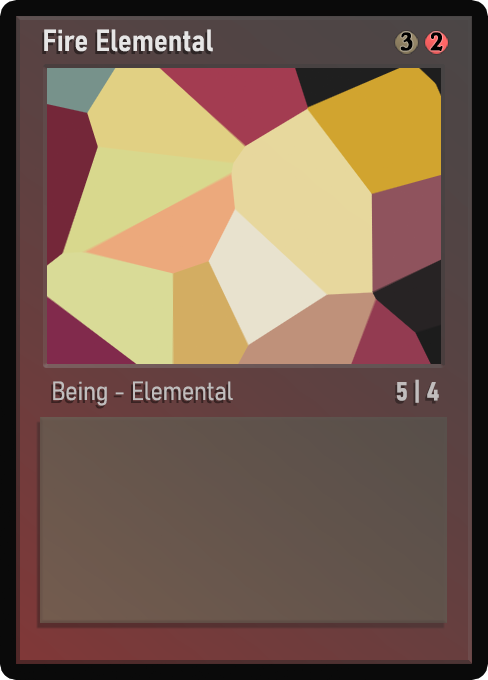
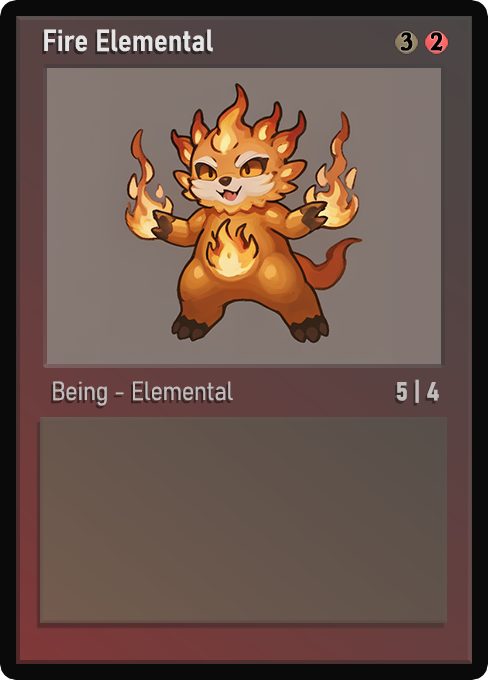
Layers edited between the first and the second 488px x 680px image:
painted on "Name" over <box>76,35,203,52</box>
painted on "AtkDef" over <box>396,385,407,401</box>
painted on "Class" over <box>53,381,226,405</box>
painted on "Artwork" over <box>47,68,441,364</box>
